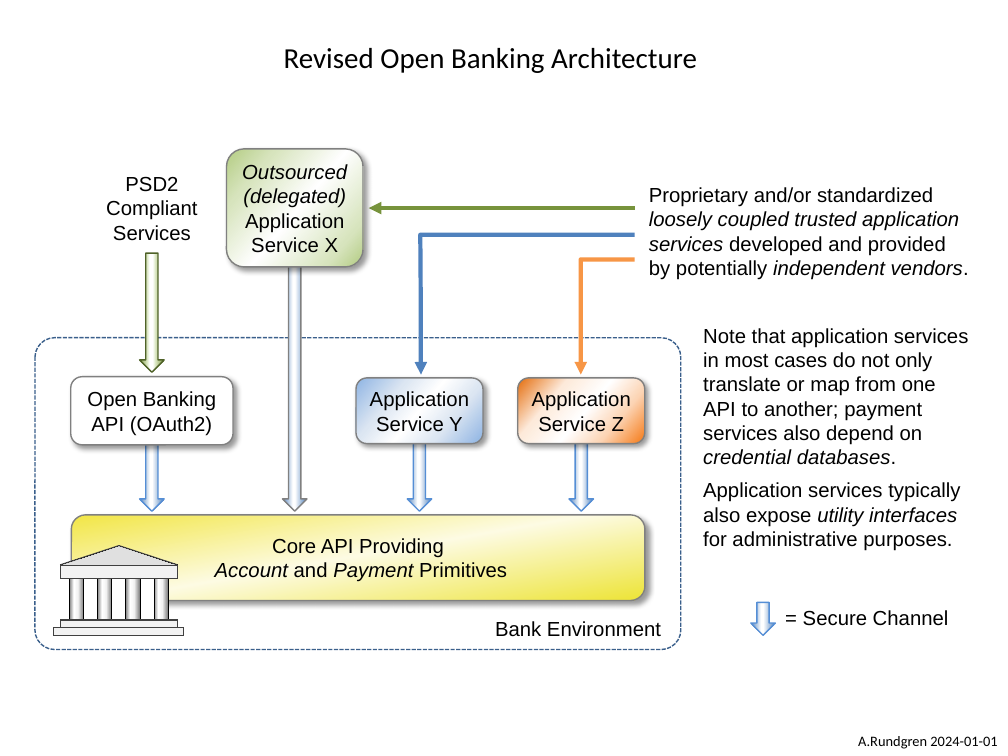
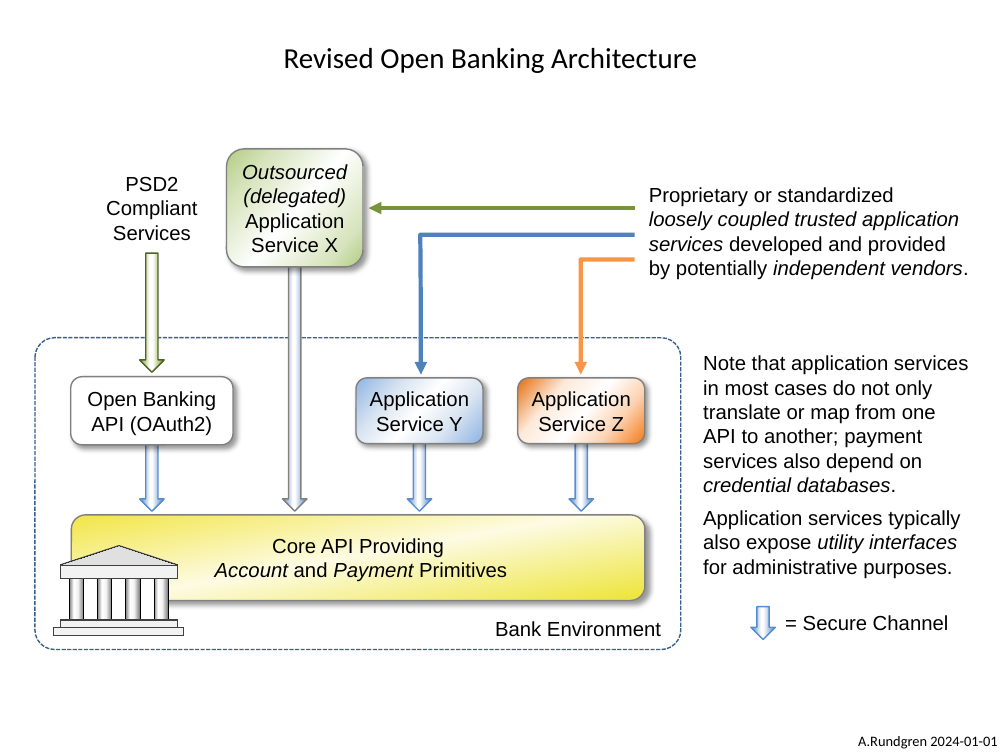
Before and after one commit to cyberphone/doc, a slide deck: slide 1 of research/revised-open-banking-architecture.pptx. Drawn at 1008x756 pixels with LibreOffice and Linux fonts; fonts in the diff are those of the drawing. Boxes give left, top, right and bottom in pixels: in the first picture for what was removed or moved away, otherwise in the second. Text is boxed around its words. In the diff, an @@ line names an element or a change of style, - is before the commit and + after.

```diff
--- a/research/revised-open-banking-architecture.pptx
+++ b/research/revised-open-banking-architecture.pptx
@@ text at box(649, 187, 893, 207): text changed @@
-Proprietary and/or standardized
+Proprietary or standardized
@@ text "Note that application services in ...": place and size @@
-text "Note that application services in ..." at box(703, 328, 968, 551)
+text "Note that application services in ..." at box(703, 355, 968, 579)
@@ down arrow: place and size @@
-down arrow at box(751, 603, 775, 636)
+down arrow at box(751, 607, 775, 640)
@@ text "= Secure Channel": place and size @@
-text "= Secure Channel" at box(803, 610, 949, 626)
+text "= Secure Channel" at box(803, 615, 949, 631)
```
Also in this commit, not shown: 2 other files.
